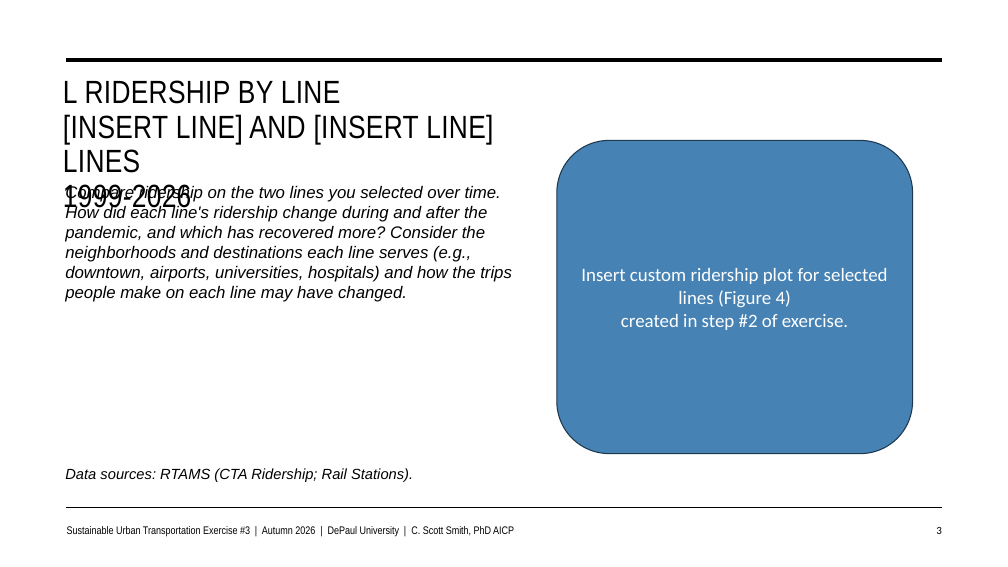
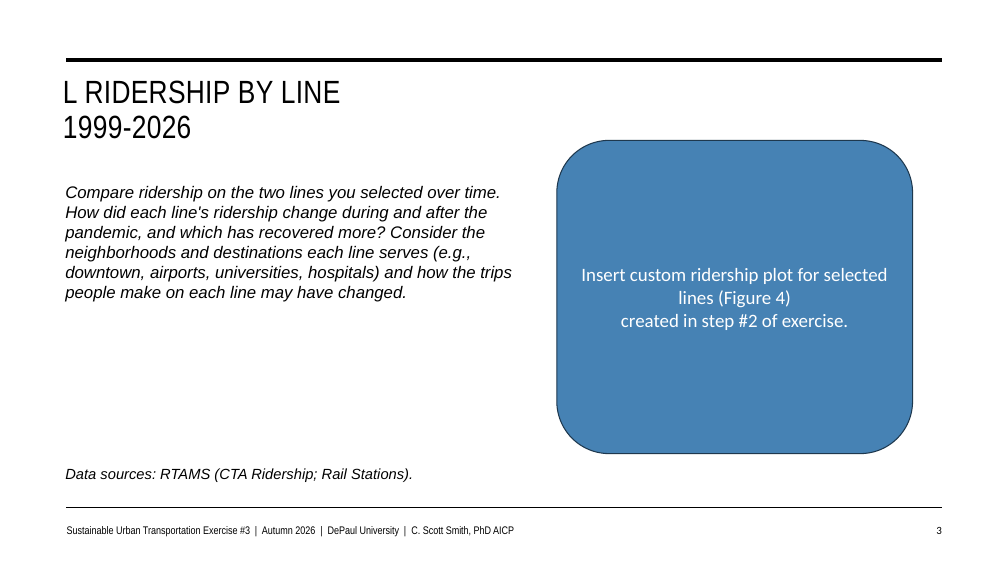
Before and after one commit to justenvirons/pedagogy, a slide deck: slide 3 of 2027/GEO330_Fall_Quarter/exercises/Exercise_03/slides/Exercise03_Template.pptx. Drawn at 1008x567 pixels with LibreOffice and Linux fonts; fonts in the diff are those of the drawing. Boxes give left, top, right and bottom in pixels: in the first picture for what was removed or moved away, otherwise in the second. Text is boxed around its words. In the diff, an @@ line names an element or a change of style, - is before the commit and + after.

```diff
--- a/2027/GEO330_Fall_Quarter/exercises/Exercise_03/slides/Exercise03_Template.pptx
+++ b/2027/GEO330_Fall_Quarter/exercises/Exercise_03/slides/Exercise03_Template.pptx
@@ title at (x1=63, y1=80, x2=340, y2=139): text changed @@
-L RIDERSHIP BY LINE
-[INSERT LINE] AND [INSERT LINE] LINES
-1999-2026
+L RIDERSHIP BY LINE
+1999-2026
```
Also in this commit, not shown: 3 other slides changed, 18 other files.
